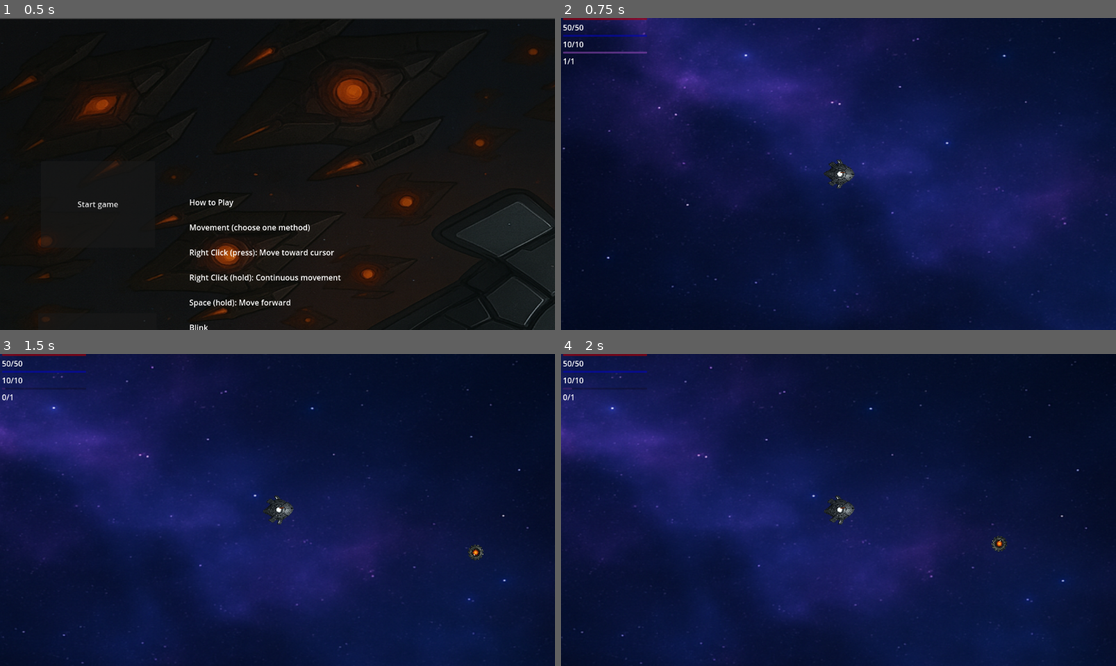
Above: before the commit, frames 1-4 (two rows, left to right).
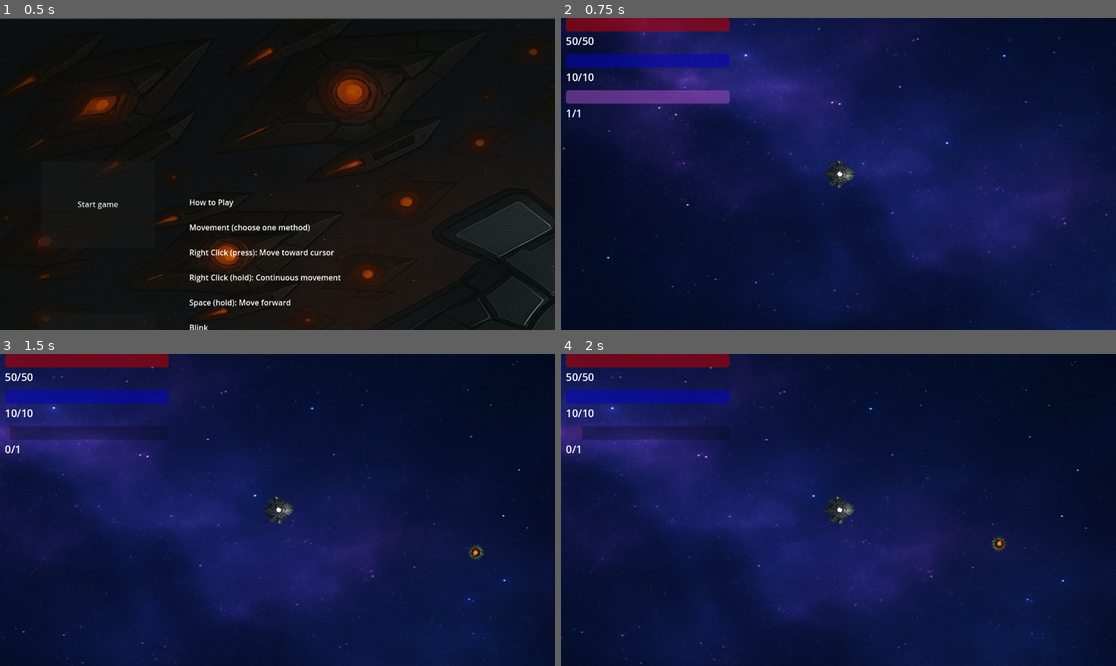
Above: after the commit, the same moments.

Repository: YogevSaadon/void-gambit-demo
Game: Godot game, scene res://scenes/game/MainMenu.tscn
The game is run twice, just before and just after one commit, with the same random seed, the same clock (stepped at 60 frames per second) and the same inputs.
Inputs (mouse positions are in pixels of both pictures, inside the frame that each line leads up to):
- Up to frame 1 (0.5 s): no input
- Up to frame 2 (0.75 s): click "Start game" at 0.5 s
- Up to frame 3 (1.5 s): tap Enter at 1.25 s; move the mouse to (399, 494) at 1.27 s; hold F from 1.28 s (still down); click (399, 494) at 1.42 s
- Up to frame 4 (2 s): keep holding F; tap Space at 1.52 s

Frame 1 is identical in both runs. In frame 2, 4.1% of the frame differs, in the area x 0-31%, y 0-32%; in frame 3, 3.7%; in frame 4, 3.6%.

Commit message:
demo export for wev

Diff:
--- a/project.godot
+++ b/project.godot
@@ -10,7 +10,7 @@
 
 [application]
 
-config/name="Void-Gambit"
+config/name="Void-Gambit-Demo"
 run/main_scene="res://scenes/game/MainMenu.tscn"
 config/features=PackedStringArray("4.3", "GL Compatibility")
 config/icon="res://icon.svg"
--- a/scenes/game/LevelUI.tscn
+++ b/scenes/game/LevelUI.tscn
@@ -6,67 +6,78 @@
 script = ExtResource("1_6dthg")
 
 [node name="Bars" type="VBoxContainer" parent="."]
-offset_left = 4.0
-offset_right = 179.0
-offset_bottom = 101.0
+offset_left = 10.0
+offset_right = 350.0
+offset_bottom = 200.0
+theme_override_constants/separation = 12
 
 [node name="HPBarContainer" type="VBoxContainer" parent="Bars"]
 layout_mode = 2
 
 [node name="HPBar" type="ProgressBar" parent="Bars/HPBarContainer"]
 modulate = Color(1, 0, 0, 1)
+custom_minimum_size = Vector2(300, 28)
 layout_mode = 2
 value = 100.0
 show_percentage = false
 
 [node name="HPText" type="Label" parent="Bars/HPBarContainer"]
 layout_mode = 2
+theme_override_font_sizes/font_size = 22
 
 [node name="ShieldBarContainer" type="VBoxContainer" parent="Bars"]
 layout_mode = 2
 
 [node name="ShieldBar" type="ProgressBar" parent="Bars/ShieldBarContainer"]
 modulate = Color(0.0235294, 0.0352941, 1, 1)
+custom_minimum_size = Vector2(300, 28)
 layout_mode = 2
 show_percentage = false
 
 [node name="ShieldText" type="Label" parent="Bars/ShieldBarContainer"]
 layout_mode = 2
+theme_override_font_sizes/font_size = 22
 
 [node name="BlinkBarContainer" type="VBoxContainer" parent="Bars"]
 layout_mode = 2
 
 [node name="BlinkBar" type="ProgressBar" parent="Bars/BlinkBarContainer"]
+custom_minimum_size = Vector2(300, 28)
 layout_mode = 2
 show_percentage = false
 
 [node name="BlinkText" type="Label" parent="Bars/BlinkBarContainer"]
 layout_mode = 2
+theme_override_font_sizes/font_size = 22
 
 [node name="LevelLabel" type="Label" parent="."]
-offset_left = 1278.0
-offset_top = 2.0
-offset_right = 1327.0
-offset_bottom = 25.0
+offset_left = 1240.0
+offset_top = 10.0
+offset_right = 1360.0
+offset_bottom = 45.0
+theme_override_font_sizes/font_size = 28
 text = "level x"
 
 [node name="Timer" type="Label" parent="."]
-offset_left = 1280.0
-offset_top = 33.0
-offset_right = 1327.0
-offset_bottom = 56.0
+offset_left = 1240.0
+offset_top = 50.0
+offset_right = 1360.0
+offset_bottom = 90.0
+theme_override_font_sizes/font_size = 32
 text = "TIME"
 
 [node name="CreditLabel" type="Label" parent="."]
-offset_left = 2373.0
-offset_top = 8.0
-offset_right = 2418.0
-offset_bottom = 31.0
+offset_left = 2300.0
+offset_top = 10.0
+offset_right = 2500.0
+offset_bottom = 45.0
+theme_override_font_sizes/font_size = 24
 text = "credit"
 
 [node name="GoldLabel" type="Label" parent="."]
-offset_left = 2375.0
-offset_top = 37.0
-offset_right = 2415.0
-offset_bottom = 60.0
+offset_left = 2300.0
+offset_top = 50.0
+offset_right = 2500.0
+offset_bottom = 85.0
+theme_override_font_sizes/font_size = 24
 text = "gold"
Not shown, removed: docs/Void-Gambit.apple-touch-icon.png.import
Not shown, removed: docs/Void-Gambit.icon.png.import
Not shown, removed: docs/Void-Gambit.png.import
Renamed: docs/Void-Gambit.apple-touch-icon.png -> docs/index.apple-touch-icon.png
Renamed: docs/Void-Gambit.icon.png -> docs/index.icon.png
Renamed: docs/Void-Gambit.png -> docs/index.png
Not shown, removed: docs/Void-Gambit.audio.worklet.js
Not shown, removed: docs/Void-Gambit.js
Not shown, changed: docs/Void-Gambit.pck
Not shown, changed: docs/Void-Gambit.wasm
Not shown, added: docs/index.audio.worklet.js
Not shown, changed: docs/index.html
(and 3 more such lines)
